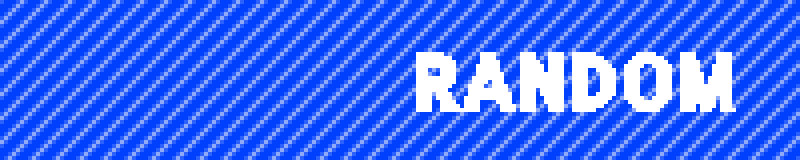
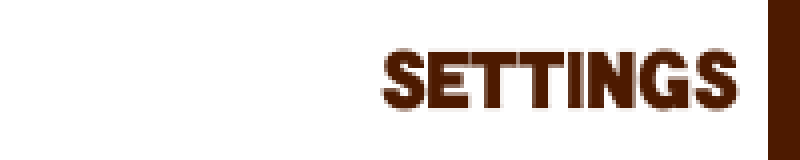
Before/after of a 800x160 layered artwork. What changed in the layer stack:
renamed "RANDOM copy" to "SETTINGS", painted on it, masked it over [380, 48, 740, 112]
hid "RANDOM", painted on it, masked it over [416, 48, 736, 112]
hid "stripes1" over [0, 0, 800, 160]
hid "Layer 5" over [0, 0, 768, 160]
